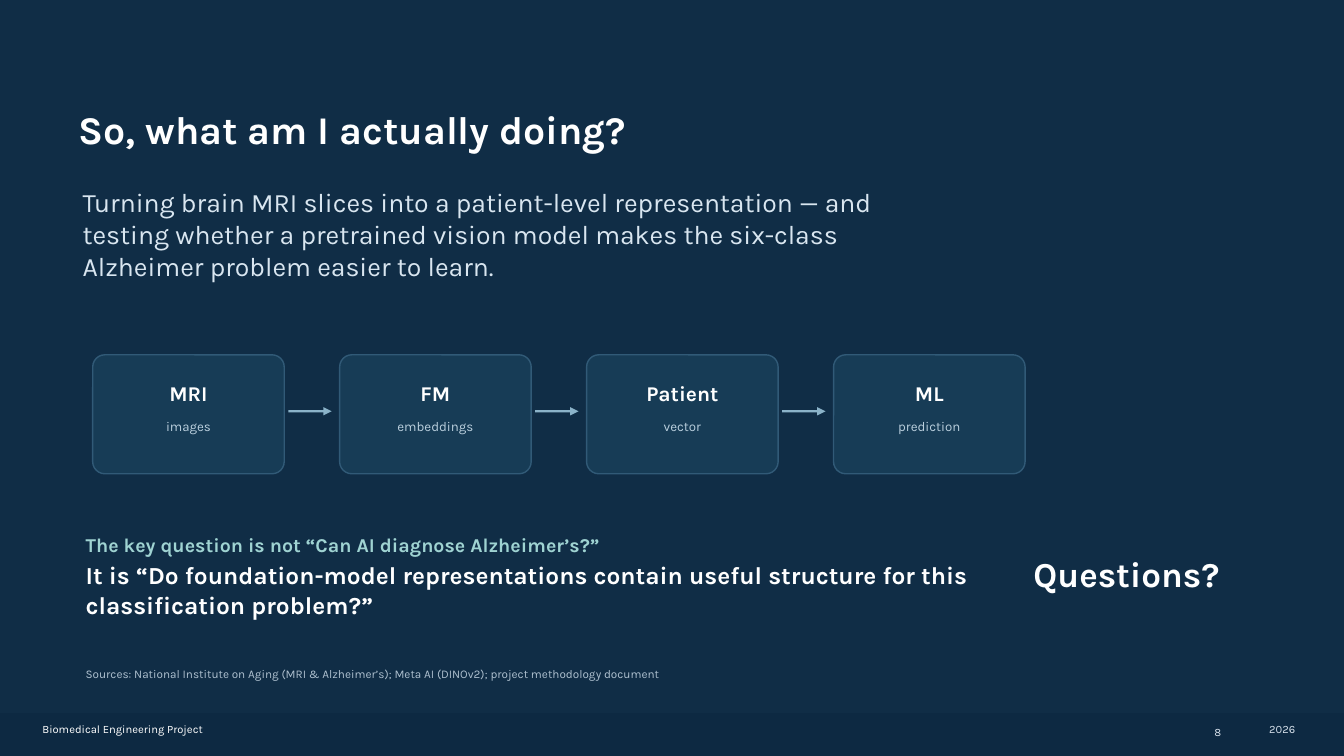
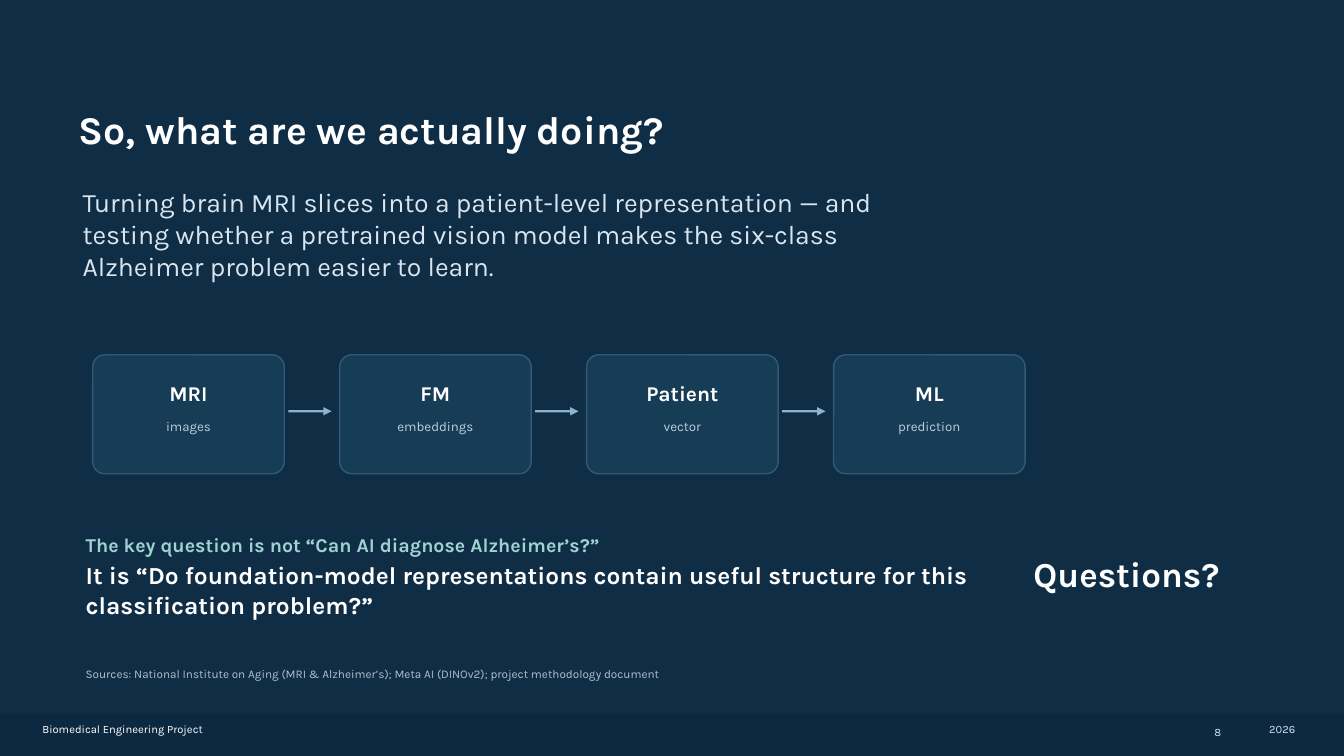
Before and after one commit to Frederik-Duerr/sMRI_Analyse, a slide deck: slide 8 of Alzheimer_Project_Classmates_Introduction.pptx. Drawn at 1344x756 pixels with LibreOffice and Linux fonts; fonts in the diff are those of the drawing. Boxes give left, top, right and bottom in pixels: in the first picture for what was removed or moved away, otherwise in the second. Text is boxed around its words. In the diff, an @@ line names an element or a change of style, - is before the commit and + after.

```diff
--- a/Alzheimer_Project_Classmates_Introduction.pptx
+++ b/Alzheimer_Project_Classmates_Introduction.pptx
@@ text at (79,116,663,154): text changed @@
-So, what am I actually doing?
+So, what are we actually doing?
```
Also in this commit, not shown: 4 other files.
